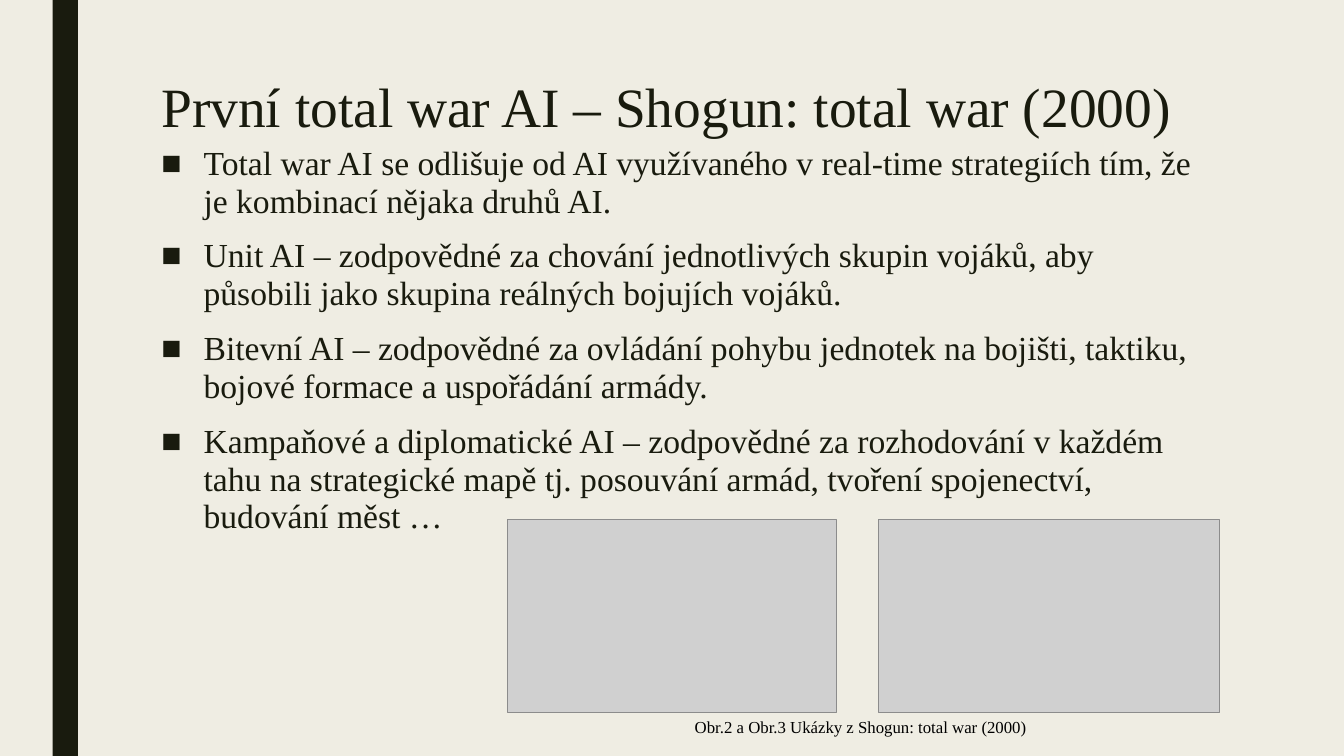
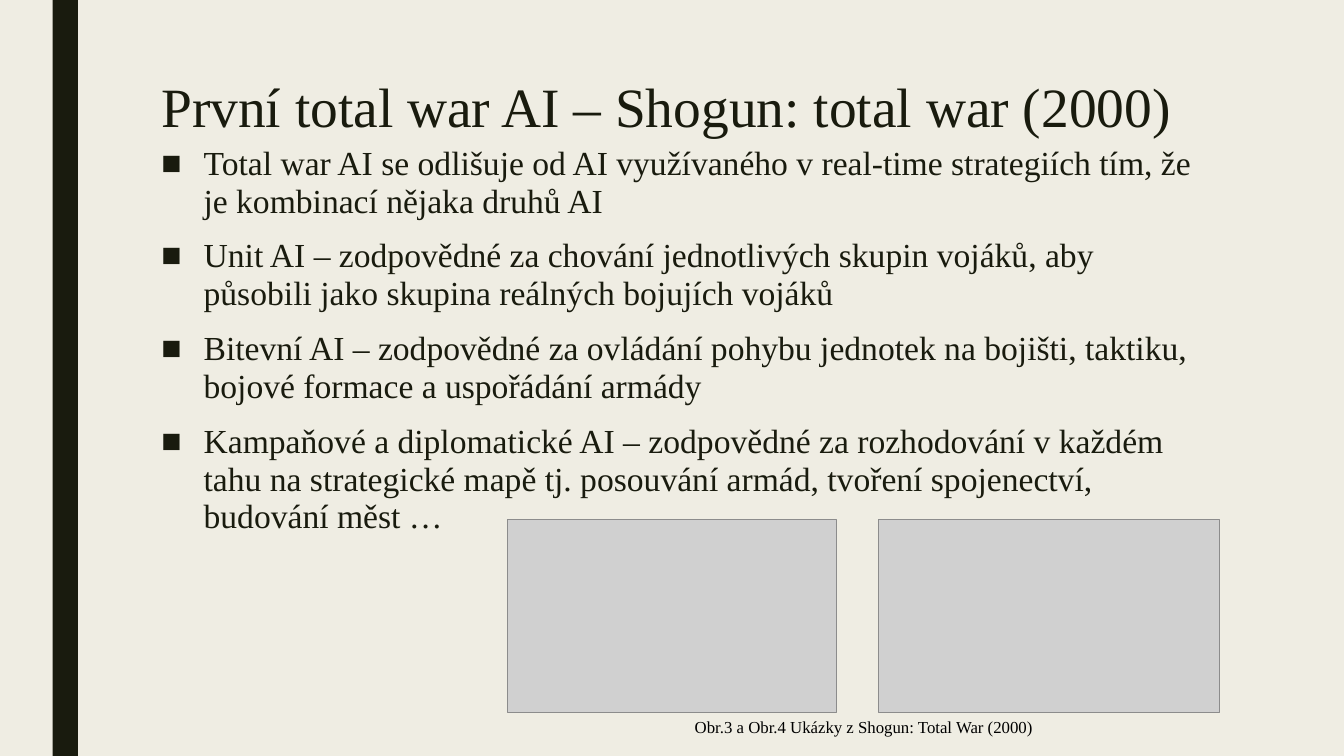
Before and after one commit to JiriPakr/Projects_4Fun, a slide deck: slide 4 of Total War AI.pptx. Drawn at 1344x756 pixels with LibreOffice and Linux fonts; fonts in the diff are those of the drawing; grey boxes stand for pictures. Boxes give left, top, right and bottom in pixels: in the first picture for what was removed or moved away, otherwise in the second. Text is boxed around its words. In the diff, an @@ line names an element or a change of style, - is before the commit and + after.

```diff
--- a/Total War AI.pptx
+++ b/Total War AI.pptx
@@ text at (204, 151, 1191, 404): text changed @@
-■ Total war AI se odlišuje od AI využívaného v real-time strategiích tím, že je kombinací nějaka druhů AI.
-■ Unit AI – zodpovědné za chování jednotlivých skupin vojáků, aby působili jako skupina reálných bojujích vojáků.
-■ Bitevní AI – zodpovědné za ovládání pohybu jednotek na bojišti, taktiku, bojové formace a uspořádání armády.
+■ Total war AI se odlišuje od AI využívaného v real-time strategiích tím, že je kombinací nějaka druhů AI
+■ Unit AI – zodpovědné za chování jednotlivých skupin vojáků, aby působili jako skupina reálných bojujích vojáků
+■ Bitevní AI – zodpovědné za ovládání pohybu jednotek na bojišti, taktiku, bojové formace a uspořádání armády
@@ text at (695, 721, 1033, 737): text changed @@
-Obr.2 a Obr.3 Ukázky z Shogun: total war (2000)
+Obr.3 a Obr.4 Ukázky z Shogun: Total War (2000)
```
Also in this commit, not shown: 7 other slides changed, 4 slides added, 1 slide removed.
